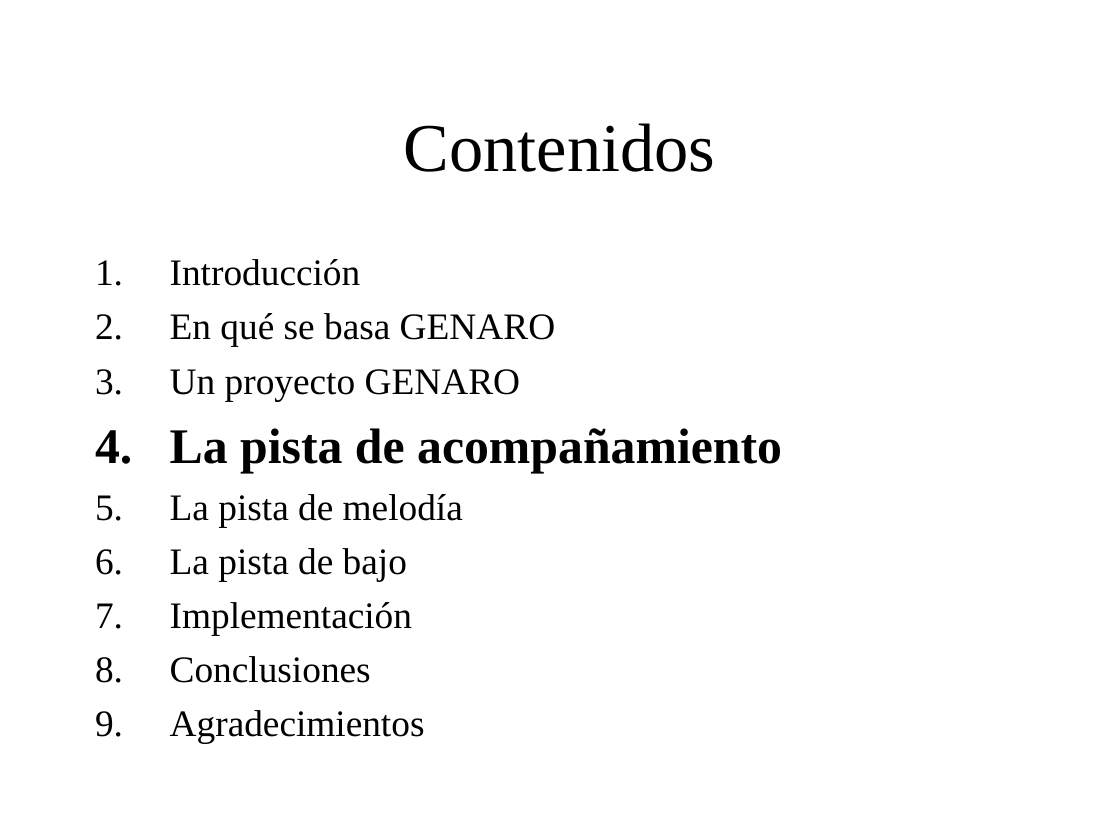
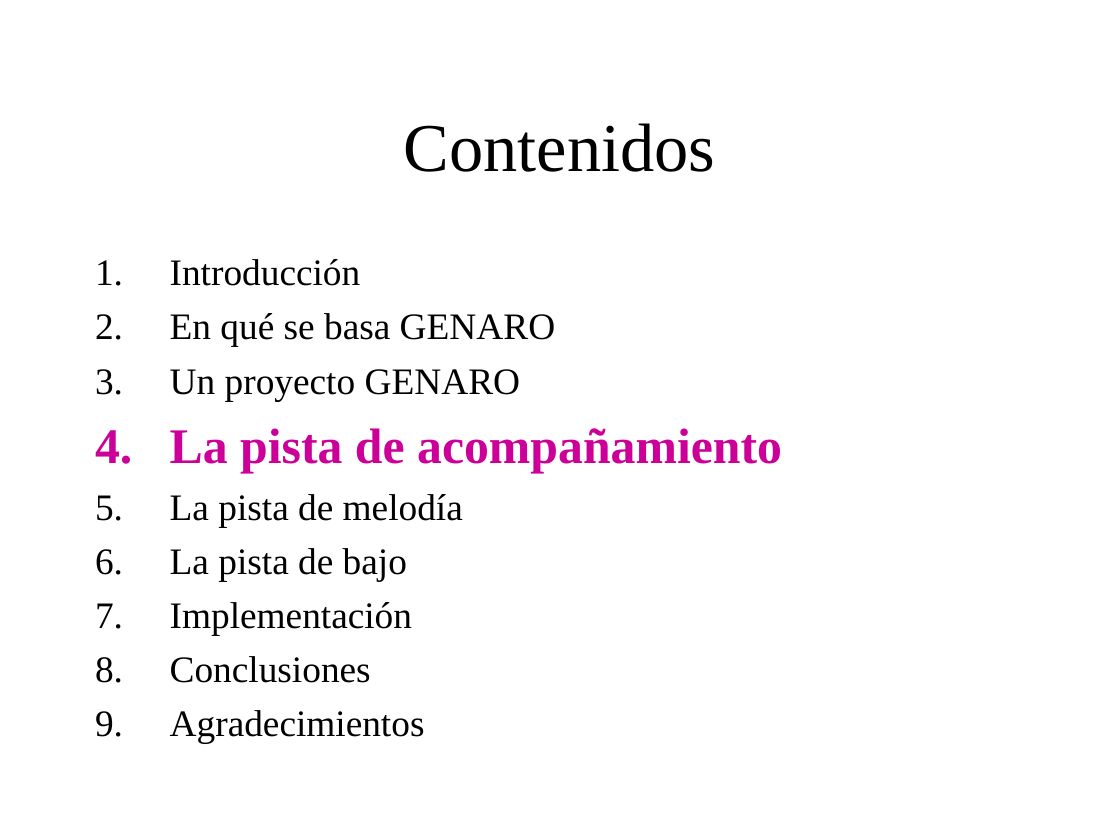
Before and after one commit to BackupTheBerlios/genaro, a slide deck: slide 19 of Documentos/MemoriaSSII/presentacion_proyecto.ppt. Drawn at 1120x840 pixels with LibreOffice and Linux fonts; fonts in the diff are those of the drawing; background and template pictures are left out. Boxes give left, top, right and bottom in pixels: in the first picture for what was removed or moved away, otherwise in the second. Text is boxed around its words. In the diff, an @@ line names an element or a change of style, - is before the commit and + after.

```diff
--- a/Documentos/MemoriaSSII/presentacion_proyecto.ppt
+++ b/Documentos/MemoriaSSII/presentacion_proyecto.ppt
@@ text at (170,428,782,473): text colour #000000 to #CC0099 in "La pista de acompañamiento"; bullet colour #000000 to #CC0099 @@
```
Also in this commit, not shown: 17 other slides changed.
